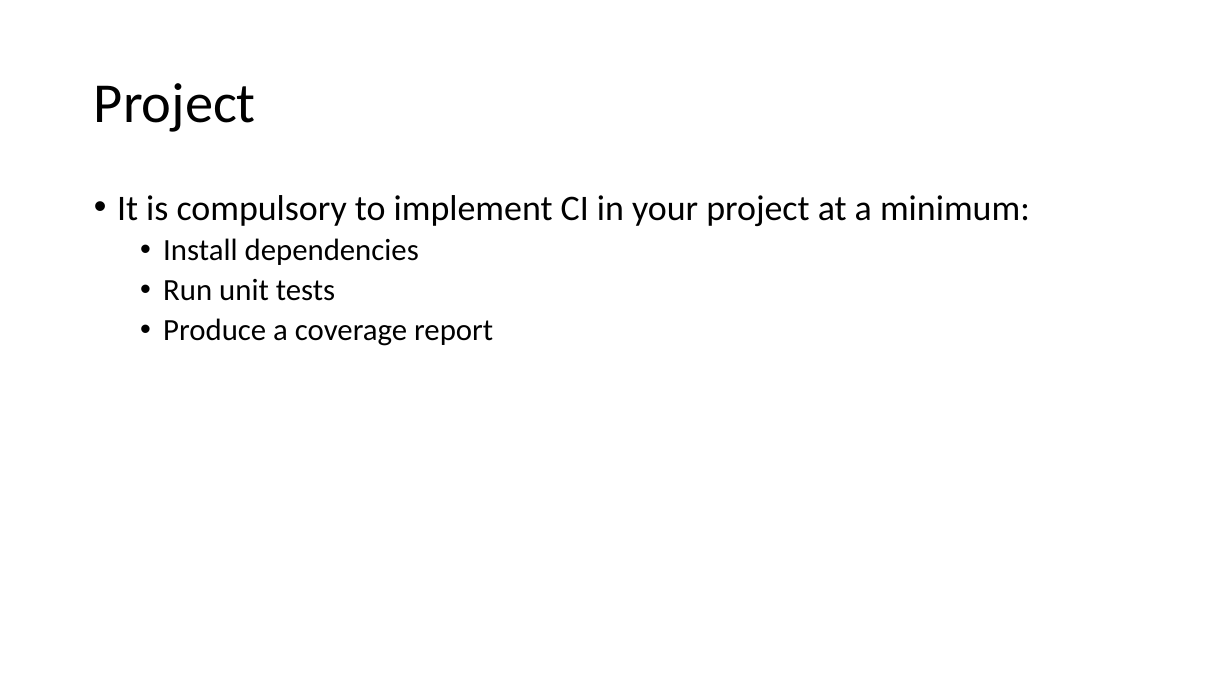
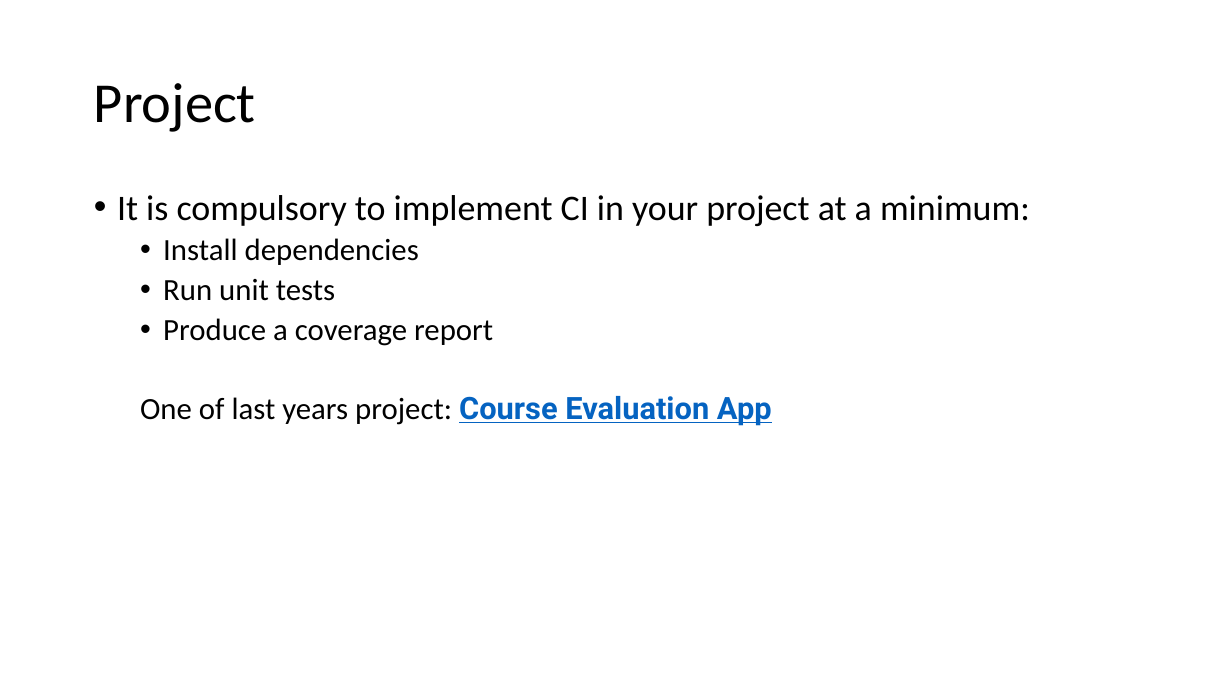
Before and after one commit to johnxu21/johnxu21.github.io, a slide deck: slide 29 of teaching/CS472/Timetable/CI-CD.pptx. Drawn at 1232x693 pixels with LibreOffice and Linux fonts; fonts in the diff are those of the drawing. Boxes give left, top, right and bottom in pixels: in the first picture for what was removed or moved away, otherwise in the second. Text is boxed around its words. In the diff, an @@ line names an element or a change of style, - is before the commit and + after.

```diff
--- a/teaching/CS472/Timetable/CI-CD.pptx
+++ b/teaching/CS472/Timetable/CI-CD.pptx
@@ text at [140, 396, 772, 426]: paragraph added @@
+  One of last years project: Course Evaluation App
```
Also in this commit, not shown: 2 other slides changed, 3 slides added, 3 slides removed, 1 other file.
